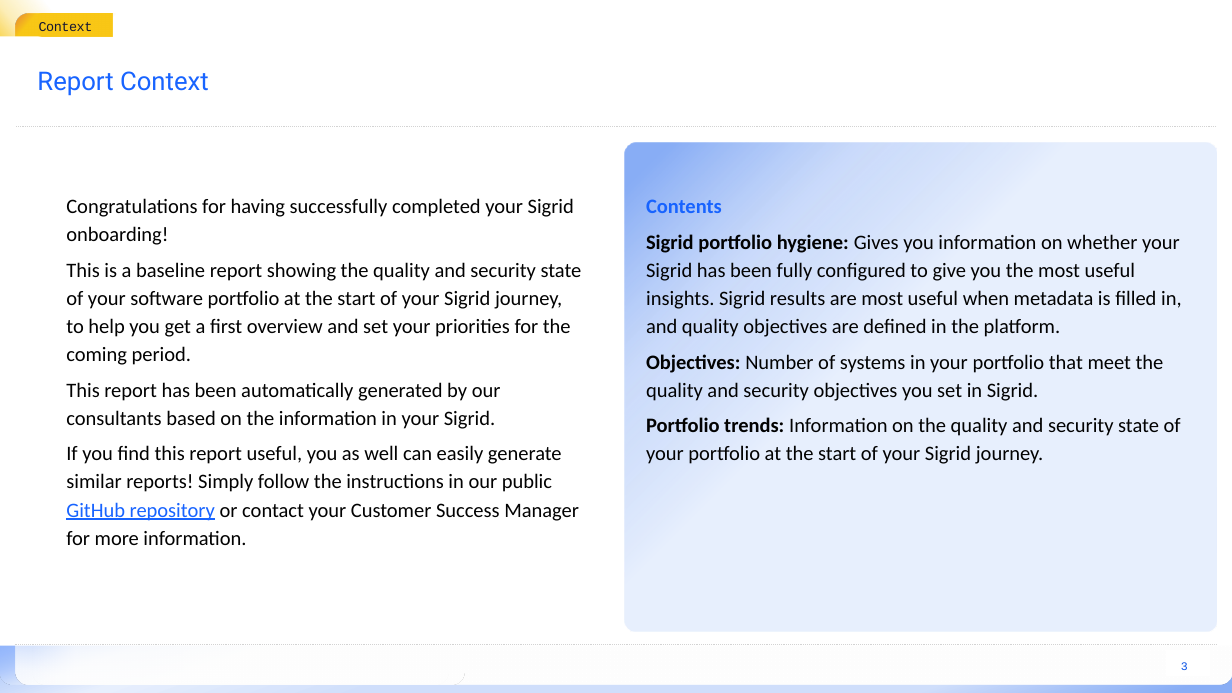
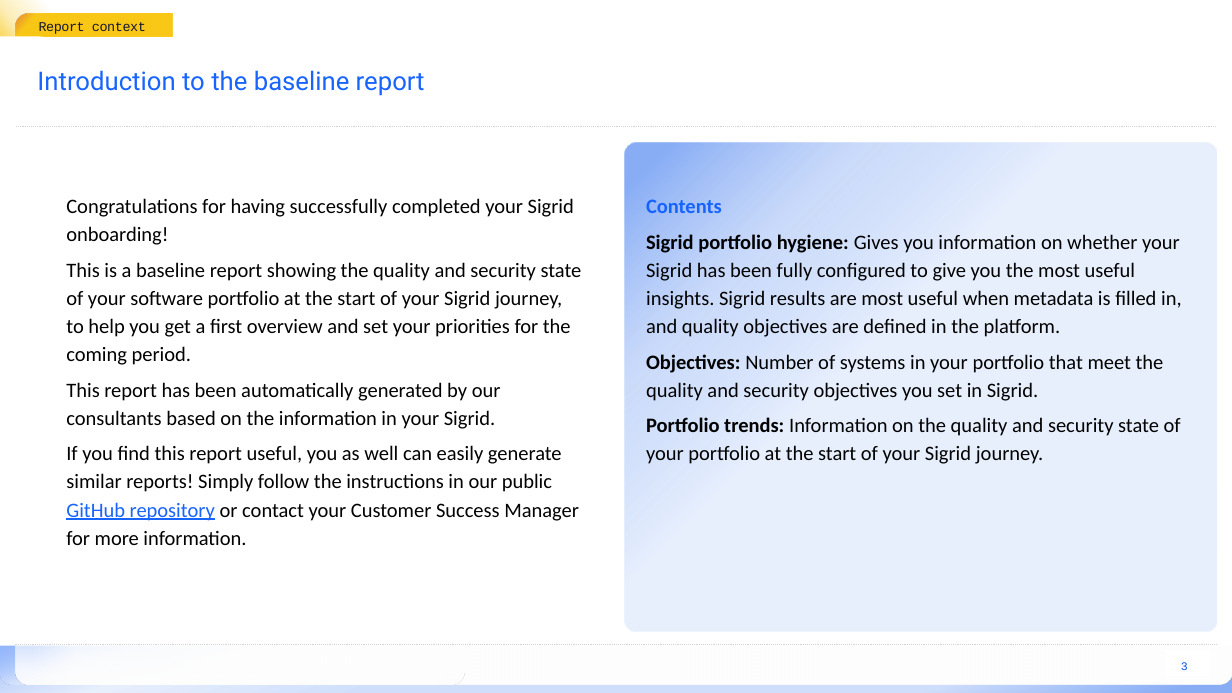
Before and after one commit to Sim007/sigrid-report-generator, a slide deck: slide 3 of src/report_generator/presets/templates/portfolio-baseline-report.pptx. Drawn at 1232x693 pixels with LibreOffice and Linux fonts; fonts in the diff are those of the drawing; background and template pictures are left out. Boxes give left, top, right and bottom in pixels: in the first picture for what was removed or moved away, otherwise in the second. Text is boxed around its words. In the diff, an @@ line names an element or a change of style, - is before the commit and + after.

```diff
--- a/src/report_generator/presets/templates/portfolio-baseline-report.pptx
+++ b/src/report_generator/presets/templates/portfolio-baseline-report.pptx
@@ text at (39,22,146,34): text changed @@
-Context
+Report context
@@ text "Report context": place and size @@
-text "Report context" at (39,13,113,36)
+text "Report context" at (39,13,173,36)
@@ title at (37,70,425,96): text changed @@
-Report Context
+Introduction to the baseline report
```
Also in this commit, not shown: 6 other slides changed, 2 other files.
